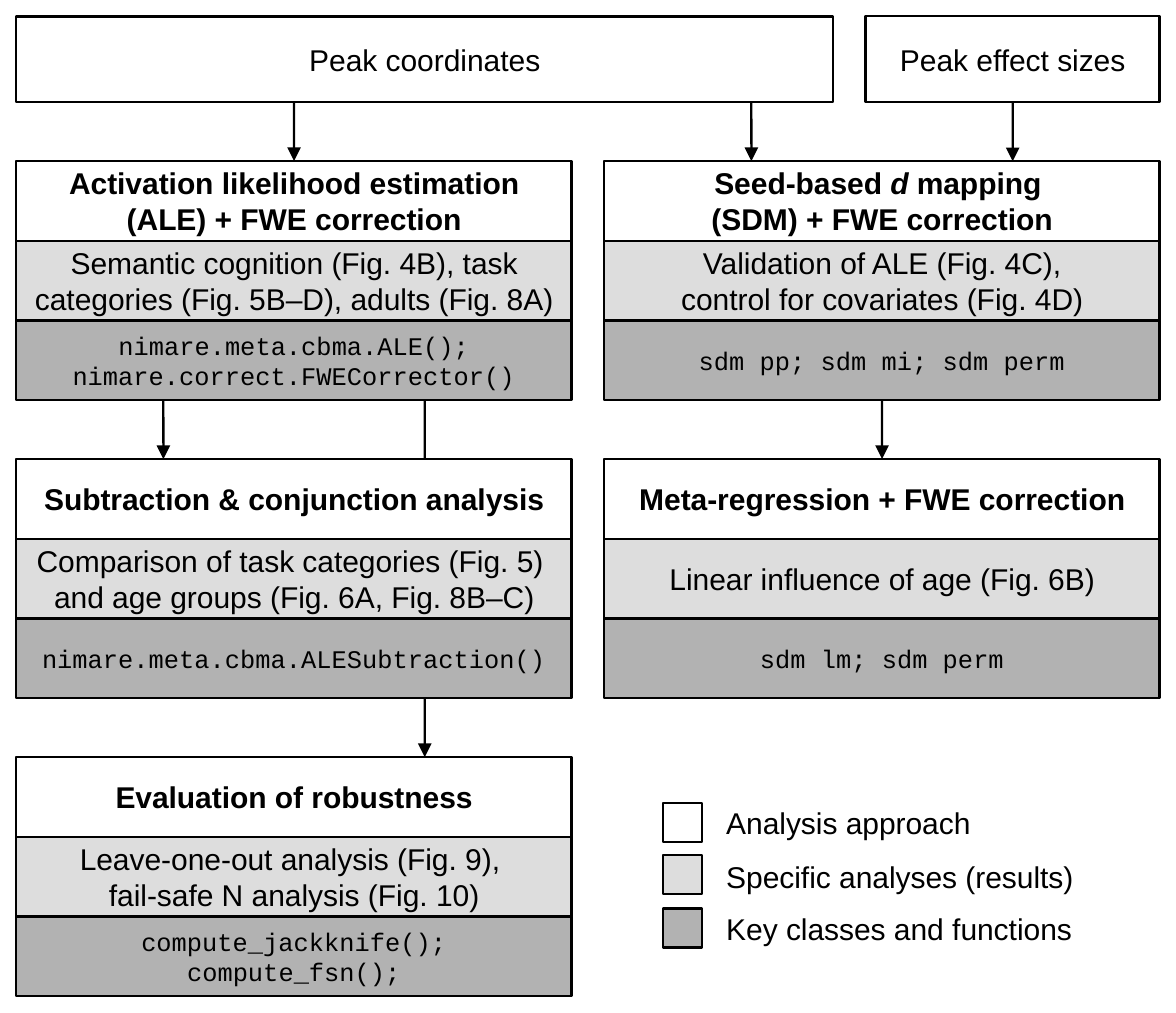
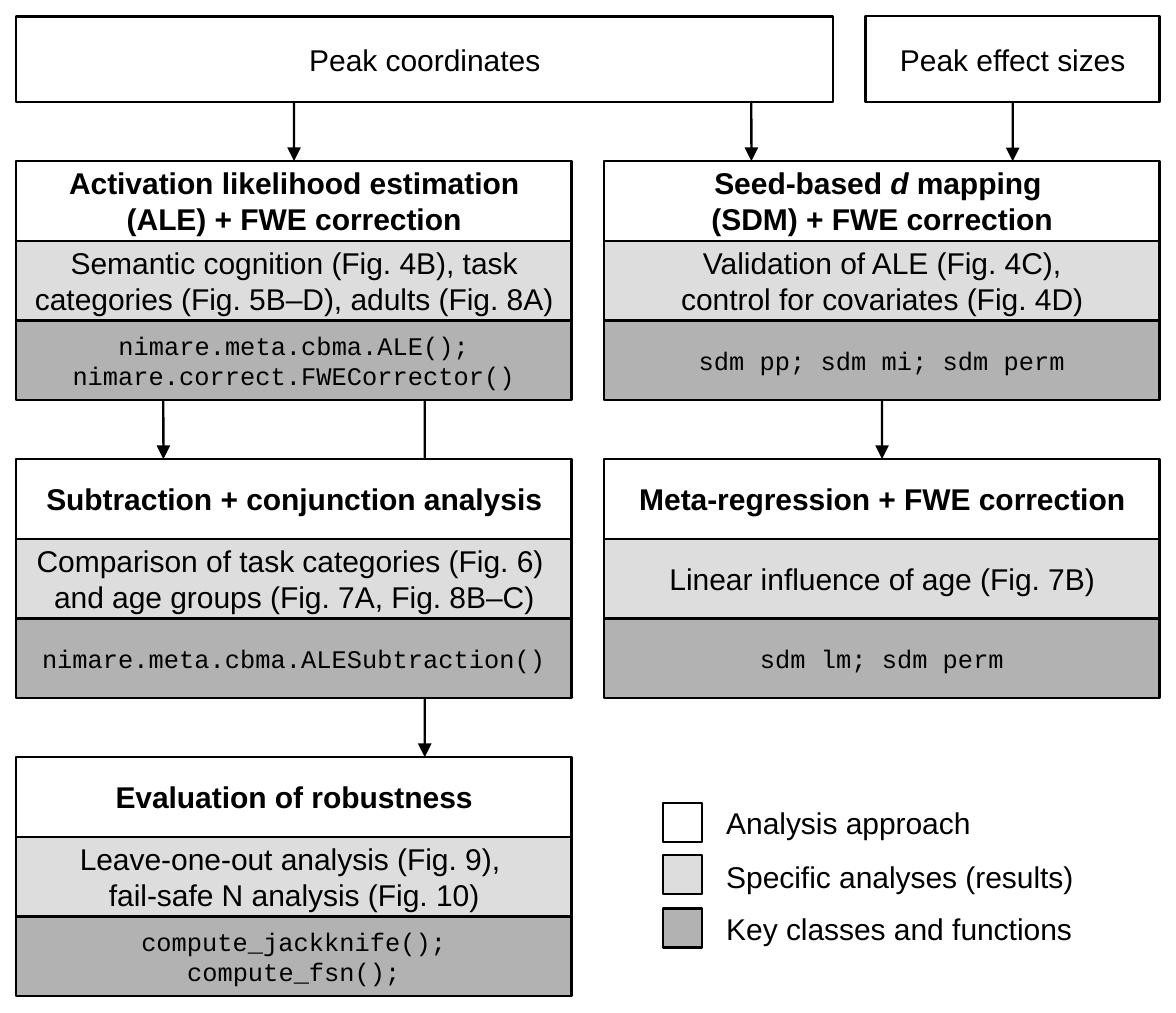
Before and after one commit to SkeideLab/meta_semantics, a slide deck: slide 1 of results/figures/fig2.odp. Drawn at 1176x1013 pixels with LibreOffice and Linux fonts; fonts in the diff are those of the drawing. Boxes give left, top, right and bottom in pixels: in the first picture for what was removed or moved away, otherwise in the second. Text is boxed around its words. In the diff, an @@ line names an element or a change of style, - is before the commit and + after.

```diff
--- a/results/figures/fig2.odp
+++ b/results/figures/fig2.odp
@@ text in rectangle at (46,488,542,516): text changed @@
-Subtraction & conjunction analysis
+Subtraction + conjunction analysis
@@ text in rectangle at (37,550,544,614): text changed @@
-Comparison of task categories (Fig. 5) and age groups (Fig. 6A, Fig. 8B–C)
+Comparison of task categories (Fig. 6) and age groups (Fig. 7A, Fig. 8B–C)
@@ text in rectangle at (669,568,1095,595): text changed @@
-Linear influence of age (Fig. 6B)
+Linear influence of age (Fig. 7B)
```
Also in this commit, not shown: 2 other files.
